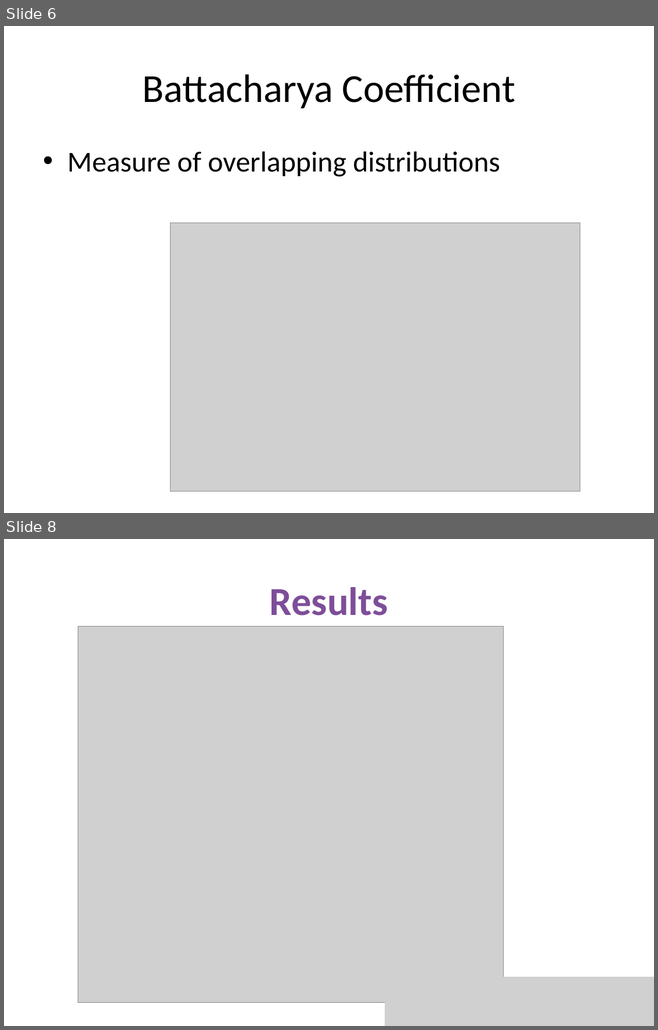
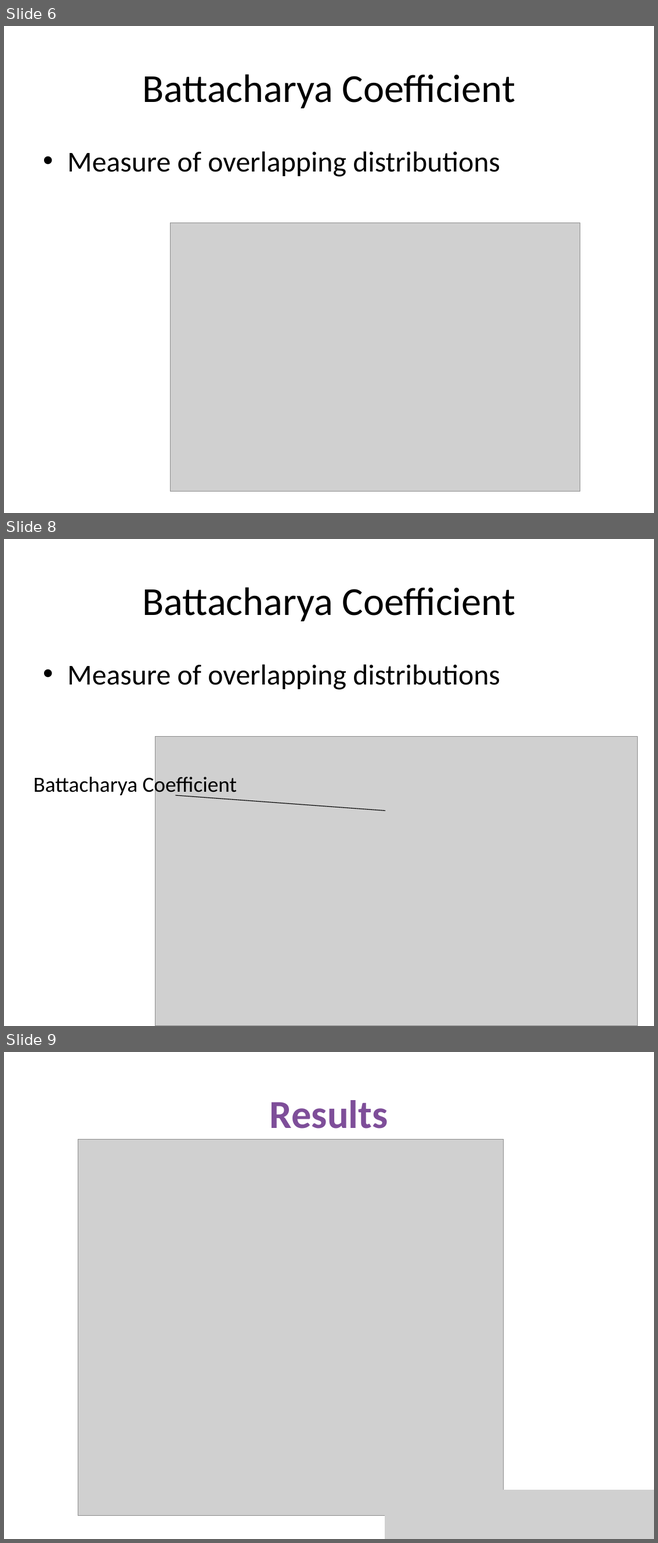
Before and after one commit to psychhack2019/behavioural-chatime, a slide deck: Chateam Presentation.pptx. Shown one above the other, each under a label of ours: slides 6 and 8 before the commit, slides 6, 8 and 9 after it; the slides between them are not shown. The pictures are 658x1030 and 658x1543 pixels, drawn with LibreOffice and Linux fonts; fonts in the diff are those of the drawing; grey boxes stand for pictures. Boxes give left, top, right and bottom in pixels: in the first picture for what was removed or moved away, otherwise in the second. Text is boxed around its words. In the diff, an @@ line names an element or a change of style, - is before the commit and + after.

```diff
--- a/Chateam Presentation.pptx
+++ b/Chateam Presentation.pptx
@@ slide 8 added at (4,539,654,1026), background #FFFFFF @@
@@ title added at (142,587,515,621), 44 pt, text #000000 @@
+Battacharya Coefficient
@@ text added at (67,664,500,690), 32 pt, text #000000 @@
+• Measure of overlapping distributions
@@ picture added at (155,736,637,1026) @@
@@ text added at (34,774,237,798), 24 pt, text #000000 @@
+Battacharya Coefficient
@@ line added from (385, 810) to (176, 795), #000000 0.75 pt @@
@@ what was slide 8 is now slide 9 @@
```
Also in this commit, not shown: 2 slides changed.
